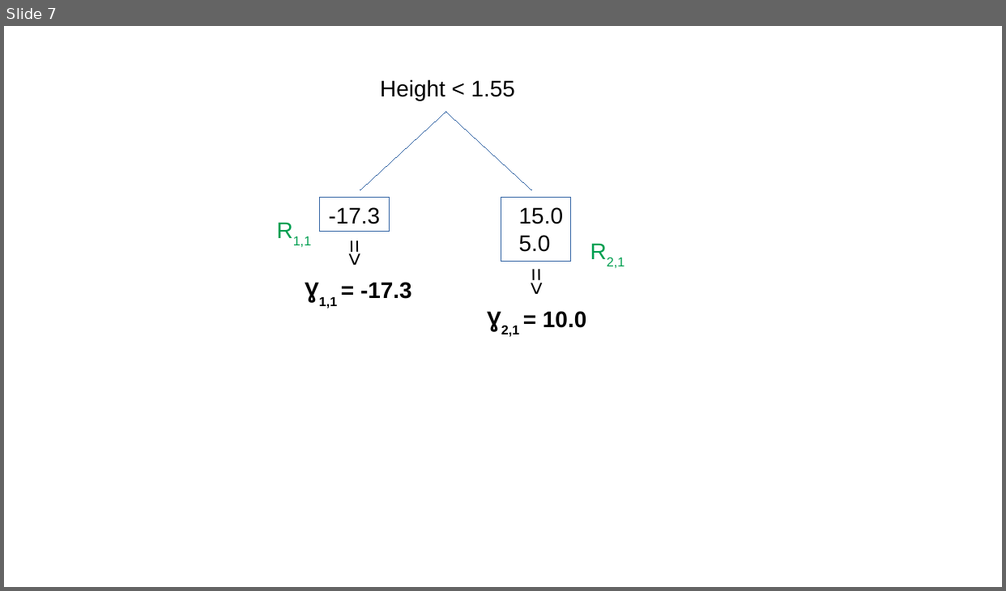
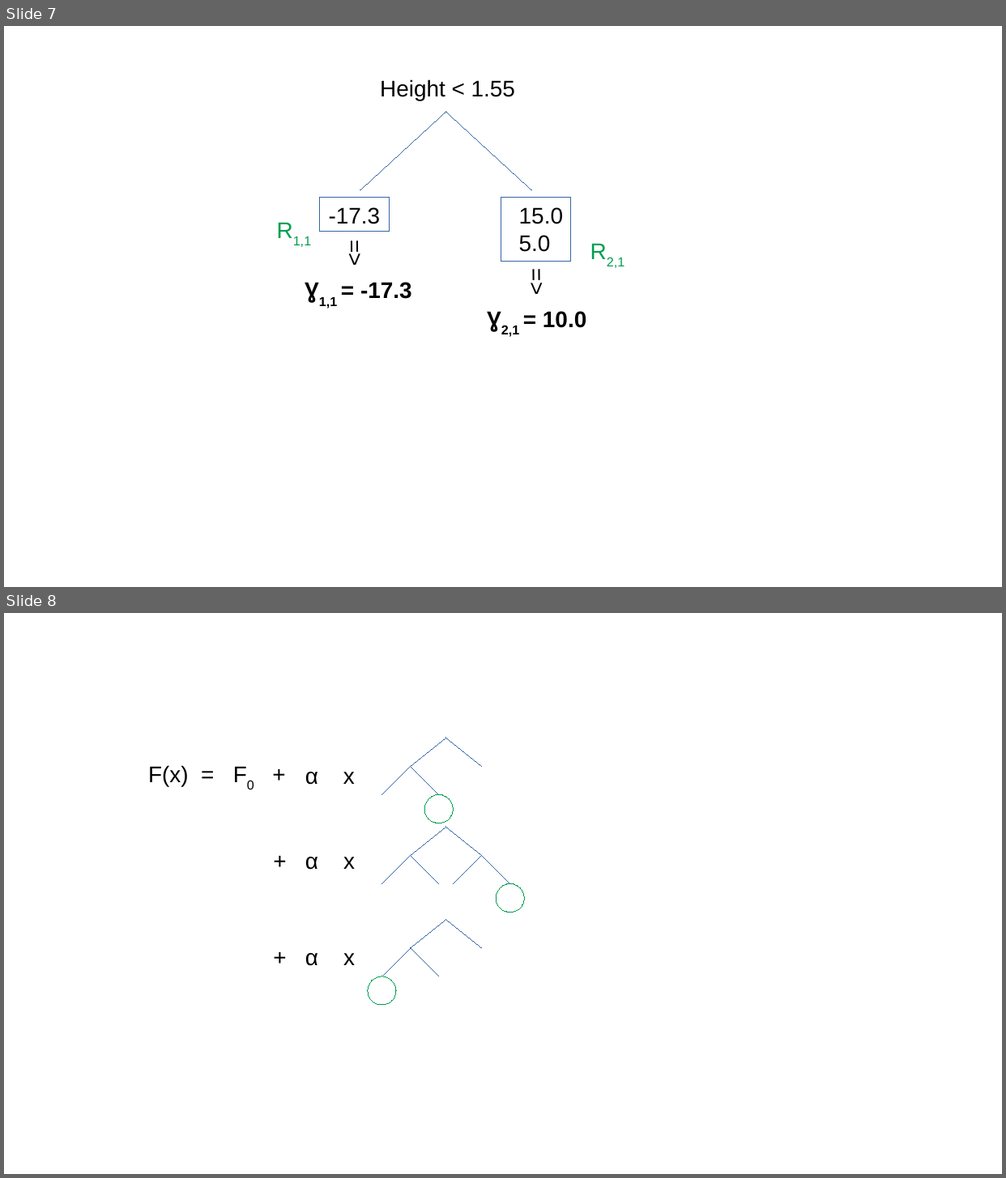
Before and after one commit to savoga/maths-for-data-science, a slide deck: ML/Schemas.odp. Shown one above the other, each under a label of ours: slide 7 before the commit, slides 7 and 8 after it. The pictures are 1006x591 and 1006x1178 pixels, drawn with LibreOffice and Linux fonts; fonts in the diff are those of the drawing. Boxes give left, top, right and bottom in pixels: in the first picture for what was removed or moved away, otherwise in the second. Text is boxed around its words. In the diff, an @@ line names an element or a change of style, - is before the commit and + after.

```diff
--- a/ML/Schemas.odp
+++ b/ML/Schemas.odp
@@ slide 8 added at [4, 613, 1002, 1174], background #FFFFFF @@
@@ line added from (411, 766) to (446, 738), #3465A4 0 pt @@
@@ line added from (482, 766) to (446, 738), #3465A4 0 pt @@
@@ text added at [148, 765, 189, 786], 18 pt, text #000000 @@
+F(x) = F0 +
@@ text added at [305, 772, 355, 785], 18 pt, text #000000 @@
+α x
@@ line added from (381, 795) to (411, 766), #3465A4 0 pt @@
@@ line added from (439, 795) to (411, 766), #3465A4 0 pt @@
@@ ellipse added at [425, 795, 454, 823], outline #009E4F 0 pt @@
@@ line added from (411, 856) to (446, 827), #3465A4 0 pt @@
@@ line added from (482, 856) to (446, 827), #3465A4 0 pt @@
@@ text added at [305, 857, 355, 870], 18 pt, text #000000 @@
++ α x
@@ line added from (381, 884) to (411, 856), #3465A4 0 pt @@
@@ line added from (439, 884) to (411, 856), #3465A4 0 pt @@
@@ line added from (454, 884) to (482, 856), #3465A4 0 pt @@
@@ line added from (510, 884) to (482, 856), #3465A4 0 pt @@
@@ ellipse added at [496, 884, 524, 912], outline #009E4F 0 pt @@
@@ line added from (411, 948) to (446, 920), #3465A4 0 pt @@
@@ line added from (482, 948) to (446, 920), #3465A4 0 pt @@
@@ line added from (381, 977) to (411, 948), #3465A4 0 pt @@
@@ line added from (439, 977) to (411, 948), #3465A4 0 pt @@
@@ text added at [305, 953, 355, 966], 18 pt, text #000000 @@
++ α x
@@ ellipse added at [368, 977, 396, 1005], outline #009E4F 0 pt @@
```
Also in this commit, not shown: 1 other file.
